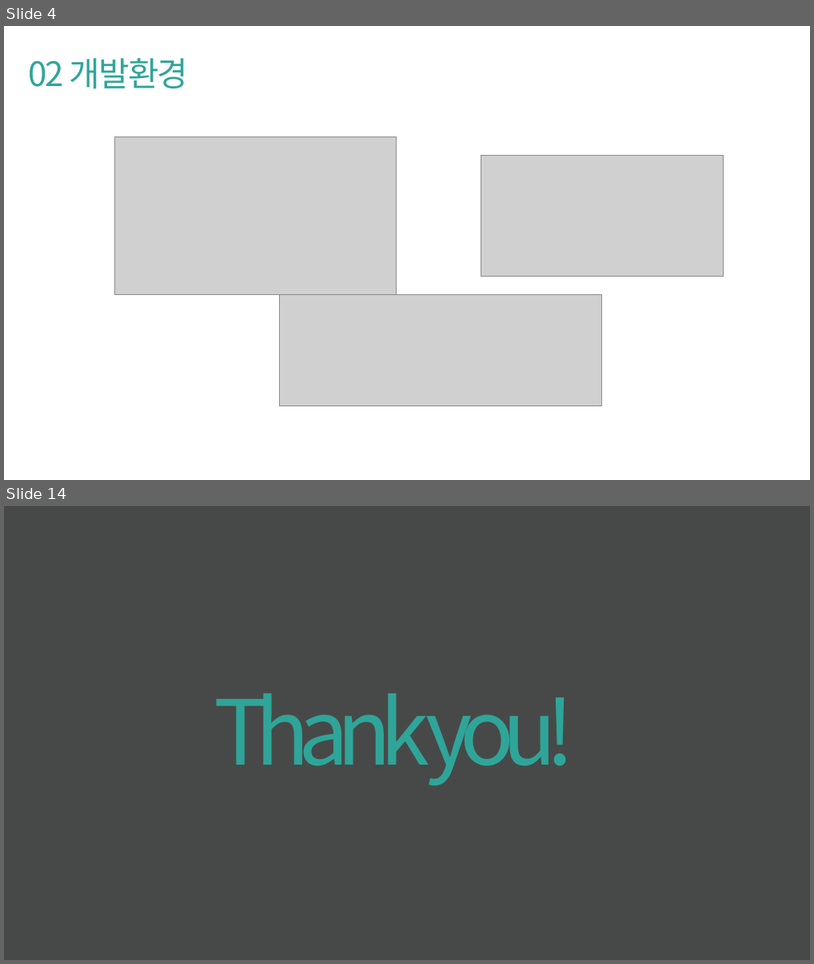
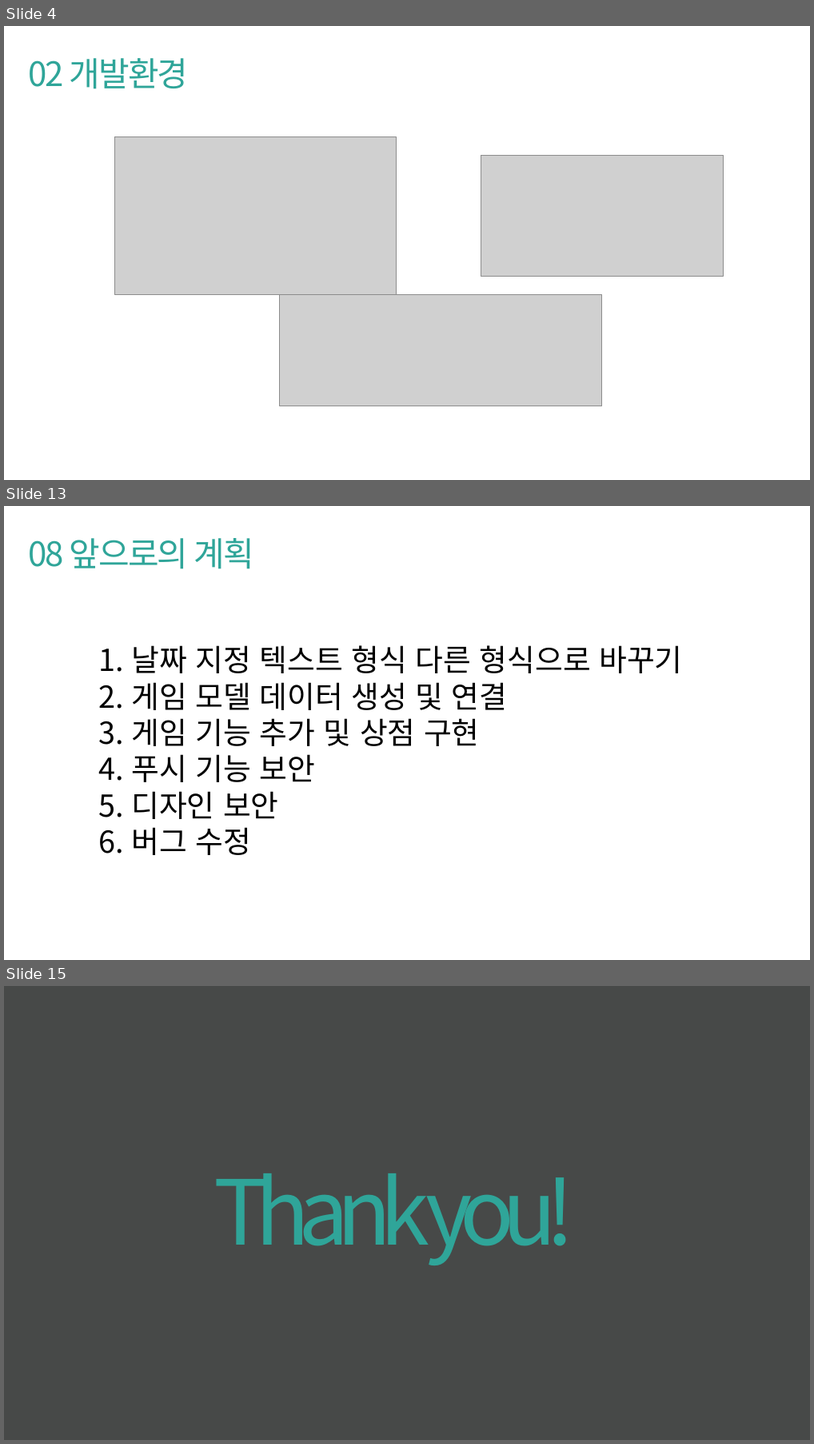
Before and after one commit to pknu-wap/2021_APP_TEAM4, a slide deck: WAP_APP_3 중간발표.pptx. Shown one above the other, each under a label of ours: slides 4 and 14 before the commit, slides 4, 13 and 15 after it; the slides between them are not shown. The pictures are 814x964 and 814x1444 pixels, drawn with LibreOffice and Linux fonts; fonts in the diff are those of the drawing; grey boxes stand for pictures. Boxes give left, top, right and bottom in pixels: in the first picture for what was removed or moved away, otherwise in the second. Text is boxed around its words. In the diff, an @@ line names an element or a change of style, - is before the commit and + after.

Commit message:
발표파일 추가

```diff
--- a/WAP_APP_3 중간발표.pptx
+++ b/WAP_APP_3 중간발표.pptx
@@ slide 13 added at (x1=4, y1=506, x2=810, y2=960), background #FFFFFF @@
@@ text added at (x1=28, y1=538, x2=254, y2=569), 60 pt, text #2FA599 @@
+08 앞으로의 계획
@@ text added at (x1=131, y1=645, x2=682, y2=855), 54 pt, text #000000 @@
+1. 날짜 지정 텍스트 형식 다른 형식으로 바꾸기
+2. 게임 모델 데이터 생성 및 연결
+3. 게임 기능 추가 및 상점 구현
+4. 푸시 기능 보안
+5. 디자인 보안
+6. 버그 수정
@@ what was slide 14 is now slide 15 @@
```
Also in this commit, not shown: 9 slides changed.
